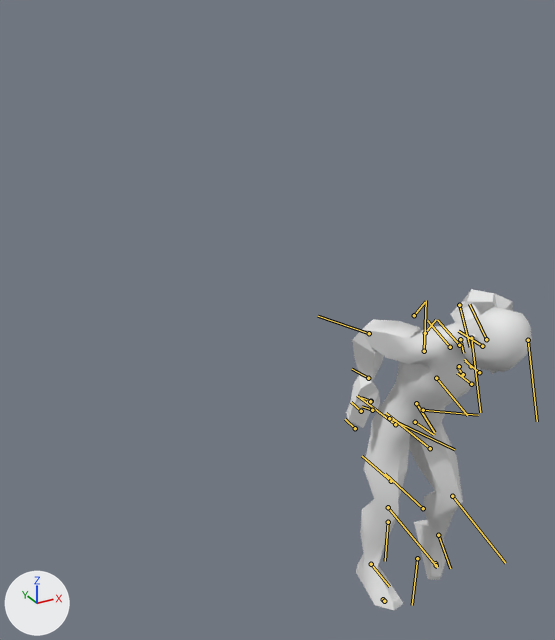
A saved change to the FBX model media/anims_X/normal/TTRP_LYING_ELBOWS_BED.fbx.
The view is the same before and after, from a camera (50 mm lens) standing at (-1.07, -1.838, 1.168) and looking at (-0.076, -0.031, 0.264). Every picture has the same lights, and +X, +Y and +Z are marked at lower left. Both versions are drawn at frame 1 of the action 'Bip01|CircleAction'; the numbers are the values there. The bones that bend it are drawn over the model as lines.

Objects in the first picture: 'Body_NoDress'.
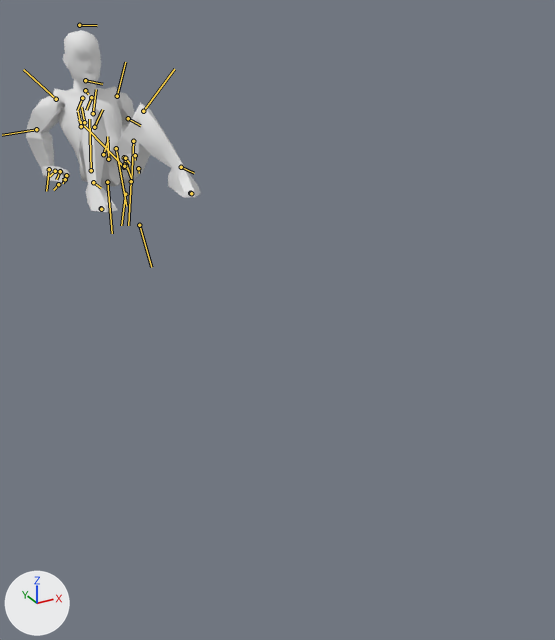
What differs and where, as boxes [x1, y1, x2, y2] in the pictures (555 x 640 px):
'Body_NoDress', posed (43% shorter)
    before: [346, 289, 532, 610]
    after: [26, 31, 201, 212]
bone 'Bip01_Pelvis', root to tip
    before: (415, 422) to (434, 435)
    after: (108, 159) to (107, 136)
bone 'Bip01_Spine', root to tip
    before: (416, 403) to (434, 432)
    after: (103, 154) to (108, 139)
bone 'Bip01_L_Thigh', root to tip
    before: (423, 410) to (478, 415)
    after: (124, 167) to (78, 119)
bone 'Bip01_L_Calf', root to tip
    before: (452, 496) to (505, 563)
    after: (143, 111) to (174, 69)
bone 'Bip01_L_Foot', root to tip
    before: (438, 535) to (450, 568)
    after: (181, 167) to (194, 173)
bone 'Bip01_R_Thigh', root to tip
    before: (389, 418) to (454, 449)
    after: (91, 170) to (89, 119)
bone 'Bip01_R_Calf', root to tip
    before: (388, 507) to (437, 567)
    after: (93, 113) to (96, 89)
bone 'Bip01_R_Foot', root to tip
    before: (371, 564) to (389, 586)
    after: (93, 182) to (101, 188)
bone 'Bip01_Spine1', root to tip
    before: (436, 378) to (467, 415)
    after: (94, 127) to (102, 109)
bone 'Bip01_Neck', root to tip
    before: (460, 339) to (463, 353)
    after: (85, 90) to (88, 94)
bone 'Bip01_Head', root to tip
    before: (471, 338) to (480, 412)
    after: (85, 80) to (102, 84)
bone 'Bip01_L_Clavicle', root to tip
    before: (459, 345) to (437, 320)
    after: (91, 97) to (86, 110)
bone 'Bip01_L_UpperArm', root to tip
    before: (486, 339) to (469, 304)
    after: (117, 96) to (125, 62)
bone 'Bip01_L_Forearm', root to tip
    before: (459, 305) to (470, 347)
    after: (128, 118) to (140, 125)
bone 'Bip01_L_Hand', root to tip
    before: (482, 346) to (458, 331)
    after: (124, 157) to (131, 177)
bone 'Bip01_L_Finger0', root to tip
    before: (471, 366) to (464, 359)
    after: (125, 158) to (129, 163)
bone 'Bip01_L_Finger1', root to tip
    before: (479, 372) to (465, 361)
    after: (135, 155) to (135, 160)
bone 'Bip01_R_Clavicle', root to tip
    before: (450, 347) to (427, 320)
    after: (82, 98) to (77, 110)
bone 'Bip01_R_UpperArm', root to tip
    before: (424, 351) to (426, 300)
    after: (56, 99) to (23, 69)
bone 'Bip01_R_Forearm', root to tip
    before: (369, 333) to (318, 316)
    after: (36, 129) to (2, 135)
bone 'Bip01_R_Hand', root to tip
    before: (368, 378) to (352, 369)
    after: (49, 169) to (46, 191)
bone 'Bip01_R_Finger0', root to tip
    before: (371, 401) to (361, 397)
    after: (60, 171) to (56, 179)
bone 'Bip01_R_Finger1', root to tip
    before: (361, 411) to (351, 402)
    after: (55, 171) to (49, 176)

The change in detail:
Object 'Bip01' (bone_rig_object) moves from (0.0, 0.0, 0.0) to (0.0, -8.803, 0.0).
Object 'Bip01' (bone_rig_object) turns from (0, 0, 0) to (-90, 0, 0) degrees about its own x, y and z.
Bone 'Bip01_Pelvis' (bone_bip01_pelvis) moves from (-4.9, -15.2, 3.2) to (13.6, -58.1, -35.2).
Bone 'Bip01_Pelvis' (bone_bip01_pelvis) turns from (0, 0, -91) to (0, 0, -84) degrees about its own x, y and z.
Bone 'Bip01_Spine' (bone_bip01_spine) turns from (0, -6, 34) to (1, 0, 44) degrees about its own x, y and z.
Bone 'Bip01_L_Thigh' (bone_bip01_l_thigh) turns from (5, 8, 62) to (15, 9, 108) degrees about its own x, y and z.
Bone 'Bip01_L_Calf' (bone_bip01_l_calf) turns from (0, 0, -42) to (0, 0, -100) degrees about its own x, y and z.
Bone 'Bip01_L_Foot' (bone_bip01_l_foot) turns from (7, -2, -29) to (15, -3, -48) degrees about its own x, y and z.
Bone 'Bip01_R_Thigh' (bone_bip01_r_thigh) turns from (8, 4, 46) to (-9, -6, 108) degrees about its own x, y and z.
Bone 'Bip01_R_Calf' (bone_bip01_r_calf) turns from (0, 0, -15) to (0, 0, -115) degrees about its own x, y and z.
Bone 'Bip01_R_Foot' (bone_bip01_r_foot) turns from (4, -2, 3) to (-7, 0, -30) degrees about its own x, y and z.
Bone 'Bip01_Spine1' (bone_bip01_spine1) turns from (0, 0, 0) to (0, 0, 16) degrees about its own x, y and z.
Bone 'Bip01_Neck' (bone_bip01_neck) turns from (4, -2, 15) to (0, 0, 25) degrees about its own x, y and z.
Bone 'Bip01_Head' (bone_bip01_head) turns from (-3, 7, 21) to (0, 1, -2) degrees about its own x, y and z.
Bone 'Bip01_L_Clavicle' (bone_bip01_l_clavicle) moves from (0.0, -0.8, 0.0) to (0.0, -1.1, 0.0).
Bone 'Bip01_L_Clavicle' (bone_bip01_l_clavicle) turns from (-15, 0, -5) to (-25, 0, -1) degrees about its own x, y and z.
Bone 'Bip01_L_UpperArm' (bone_bip01_l_upperarm) turns from (36, 19, 69) to (100, 21, 52) degrees about its own x, y and z.
Bone 'Bip01_L_Forearm' (bone_bip01_l_forearm) turns from (-17, -49, -165) to (0, 0, -57) degrees about its own x, y and z.
Bone 'Bip01_L_Hand' (bone_bip01_l_hand) moves from (-8.8, 2.0, 14.3) to (0.0, 0.0, 0.0).
Bone 'Bip01_L_Hand' (bone_bip01_l_hand) turns from (-51, -66, 143) to (16, 43, -112) degrees about its own x, y and z.
Bone 'Bip01_L_Finger0' (bone_bip01_l_finger0) turns from (0, 0, 0) to (-11, 26, 21) degrees about its own x, y and z.
Bone 'Bip01_L_Finger1' (bone_bip01_l_finger1) moves from (-0.2, -1.8, 0.7) to (0.0, 0.0, 0.0).
Bone 'Bip01_L_Finger1' (bone_bip01_l_finger1) turns from (0, 0, 0) to (20, 12, 63) degrees about its own x, y and z.
Bone 'Bip01_R_Clavicle' (bone_bip01_r_clavicle) moves from (0.0, -0.5, 0.0) to (0.0, -1.0, 0.0).
Bone 'Bip01_R_Clavicle' (bone_bip01_r_clavicle) turns from (12, 7, 4) to (25, 0, 1) degrees about its own x, y and z.
Bone 'Bip01_R_UpperArm' (bone_bip01_r_upperarm) turns from (-89, -36, 55) to (-104, -31, 51) degrees about its own x, y and z.
Bone 'Bip01_R_Forearm' (bone_bip01_r_forearm) turns from (0, 0, -77) to (0, 0, -40) degrees about its own x, y and z.
Bone 'Bip01_R_Hand' (bone_bip01_r_hand) turns from (-56, -6, -44) to (-13, -44, -113) degrees about its own x, y and z.
Bone 'Bip01_R_Finger0' (bone_bip01_r_finger0) turns from (0, 0, 0) to (18, -9, 3) degrees about its own x, y and z.
Bone 'Bip01_R_Finger1' (bone_bip01_r_finger1) turns from (0, 0, 0) to (-5, -15, 56) degrees about its own x, y and z.
